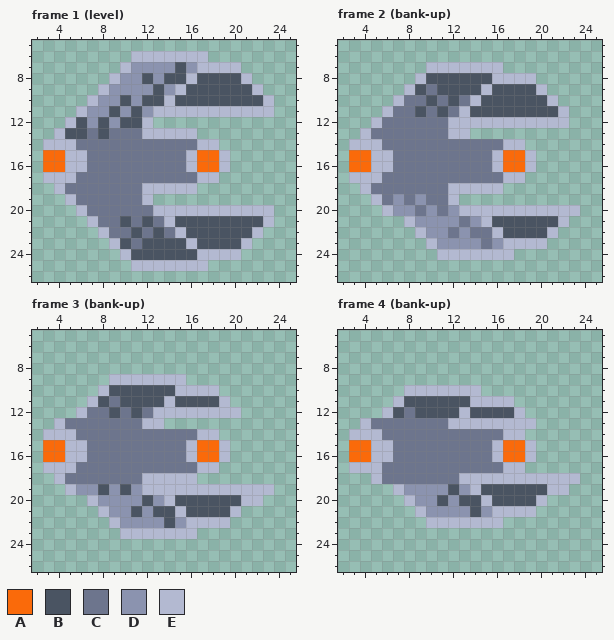
Edited in one commit: pixel-art file (src/assets/player/ship/raven-v3.aseprite). Above: the version before the commit.
32x32 pixels, 8 frames. Shown: frame 1 (level): x 2..25, y 5..26; frame 2 (bank-up): x 2..25, y 5..26; frame 3 (bank-up): x 2..25, y 5..26; frame 4 (bank-up): x 2..25, y 5..26. The commit also changed other frames, which this record leaves out.
Palette (. is transparent): A #fa6a0a  B #4a5462  C #6d758d  D #8b93af  E #b3b9d1
The same view after the edit:
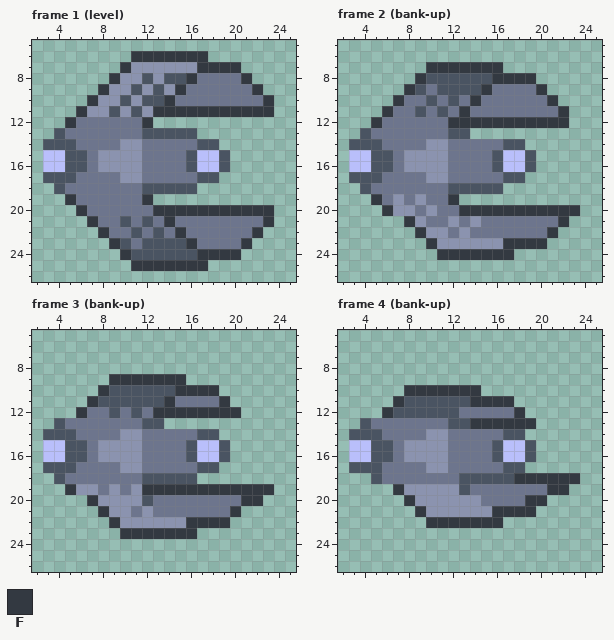
Colours new in this view: F #333941
Diff:
layer "Layer 1" added
colour A: #fa6a0a -> #b9bffb
Changed rows in their new state; - is a pixel that keeps its letter.
Frame 1 (level):
first column x 3:
 6 --------FFFFFFF------
 7 -------F----D-FFFF---
 8 ------F------FCCCCF--
 9 -----F--B---FCCCCCCF-
10 ----F------FCCCCCCCCF
11 ---F------FFFFFFFFFFF
12 --FCCCCCCF-----------
13 -BCC-C---BBBBB-------
14 BBB----DD-----BB-----
15 --BB-DDDD----B--B----
16 --BB-DDDD----B--B----
17 BBB----DD-----BB-----
18 -B-------BBBBB-------
19 --F------F-----------
20 ---F------FFFFFFFFFFF
21 ----F------FCCCCCCCCF
22 -----F------FCCCCCCF-
23 ------F------FCCCCF--
24 -------F------FFFF---
25 --------FFFFFFF------
Frame 2 (bank-up):
first column x 3:
 7 -------FFFFFFF-------
 8 ------F------FFFF----
 9 -----F------FCCCCF---
10 ----F------FCCCCCCF--
11 ---F------FCCCCCCCCF-
12 --F------FFFFFFFFFFF-
13 -B-------BB----------
14 BBB----DD-----BB-----
15 --BB-DDDD----B--B----
16 --BB-DDDD----B--B----
17 BBB----DD-----BB-----
18 -B-------BBBBB-------
19 --F------F-----------
20 ---F-----CFFFFFFFFFFF
21 -----F-CC---CCCCCCCF-
22 ------F------CCCCCF--
23 -------F----D-FFFF---
24 --------FFFFFFF------
Frame 3 (bank-up):
first column x 3:
 9 ------FFFFFFF--------
10 -----F------FFFF-----
11 ----F-B----FCCCCF----
12 ---F------FFFFFFFF---
13 -B-------BB----------
14 BBB----DD-----BB-----
15 --BB-DDDD----B--B----
16 --BB-DDDD----B--B----
17 BBB----DD-----BB-----
18 -B-------BBBBB-------
19 --F--C-C-FFFFFFFFFFFF
20 ----F-----CCCCCCCCFF-
21 -----F--C-CCCCCCCF---
22 ------F----D-FFFF----
23 -------FFFFFFF-------
Frame 4 (bank-up):
first column x 3:
10 -----FFFFFFF---------
11 ----F------FFFF------
12 ---F-B----CCCCCF-----
13 -B-------BBFFFFFF----
14 BBB----DD-----BB-----
15 --BB-DDDD----B--B----
16 --BB-DDDD----B--B----
17 BBB----DD-----BB-----
18 --B-------BBBBBFFFFFF
19 ----F----DBCCCCCCCFF-
20 -----F--D-DDCCCCFF---
21 ------F----D-FFFF----
22 -------FFFFFFF-------
